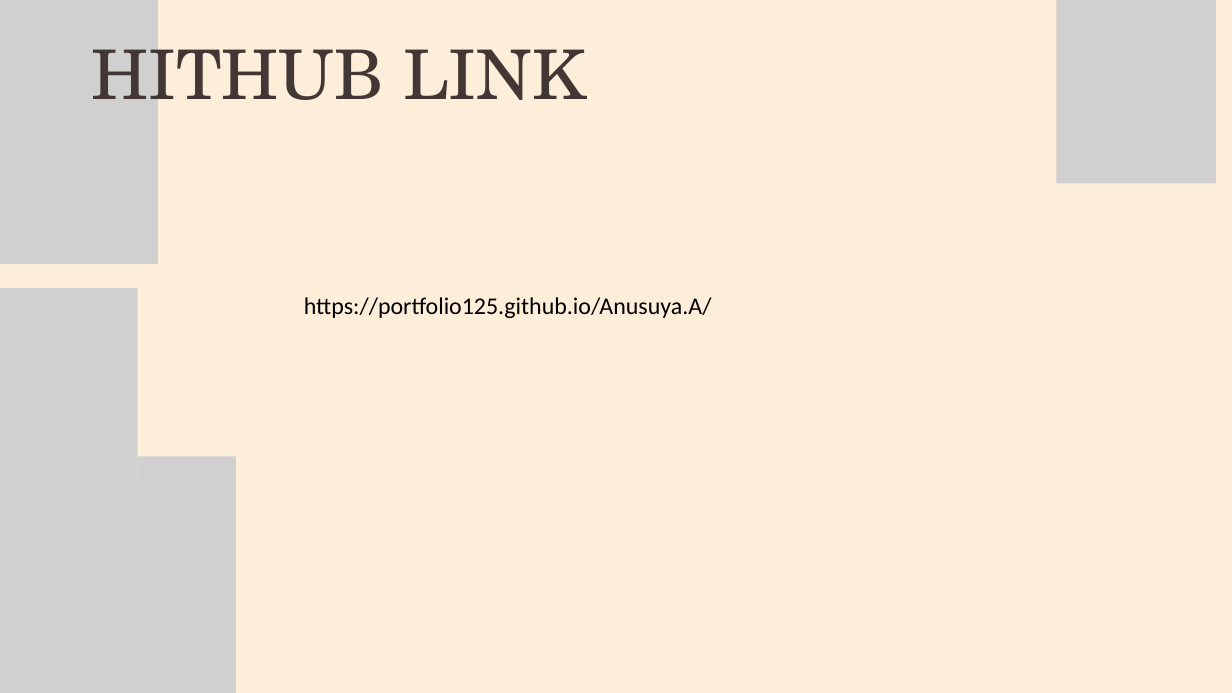
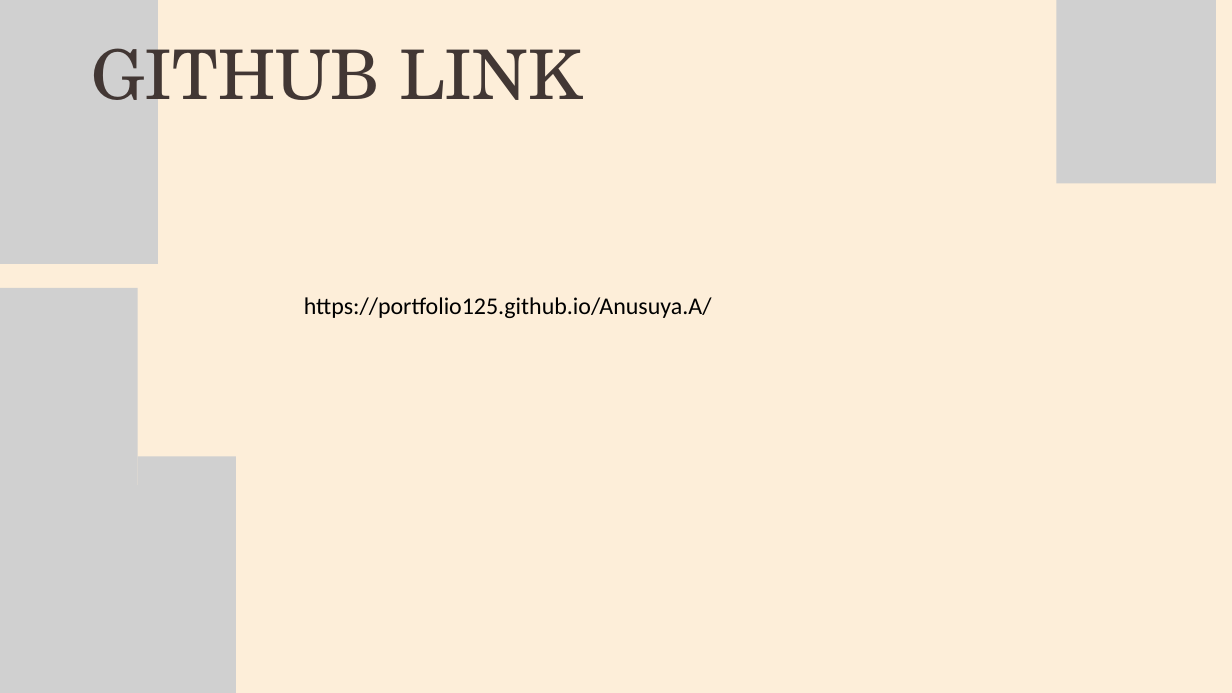
Before and after one commit to portfolio125/Anusuya.A, a slide deck: slide 14 of PPT.pptx. Drawn at 1232x693 pixels with LibreOffice and Linux fonts; fonts in the diff are those of the drawing; grey boxes stand for pictures. Boxes give left, top, right and bottom in pixels: in the first picture for what was removed or moved away, otherwise in the second. Text is boxed around its words. In the diff, an @@ line names an element or a change of style, - is before the commit and + after.

```diff
--- a/PPT.pptx
+++ b/PPT.pptx
@@ text at (91,32,582,119): text changed @@
-HITHUB LINK
+GITHUB LINK
```
